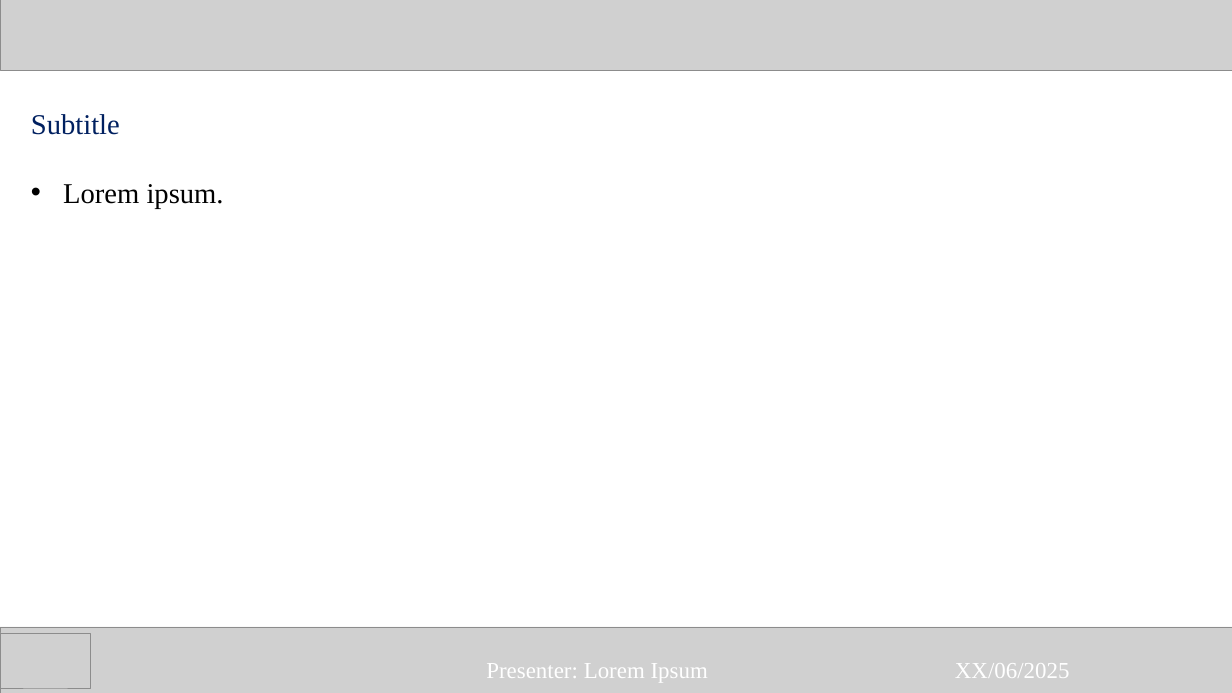
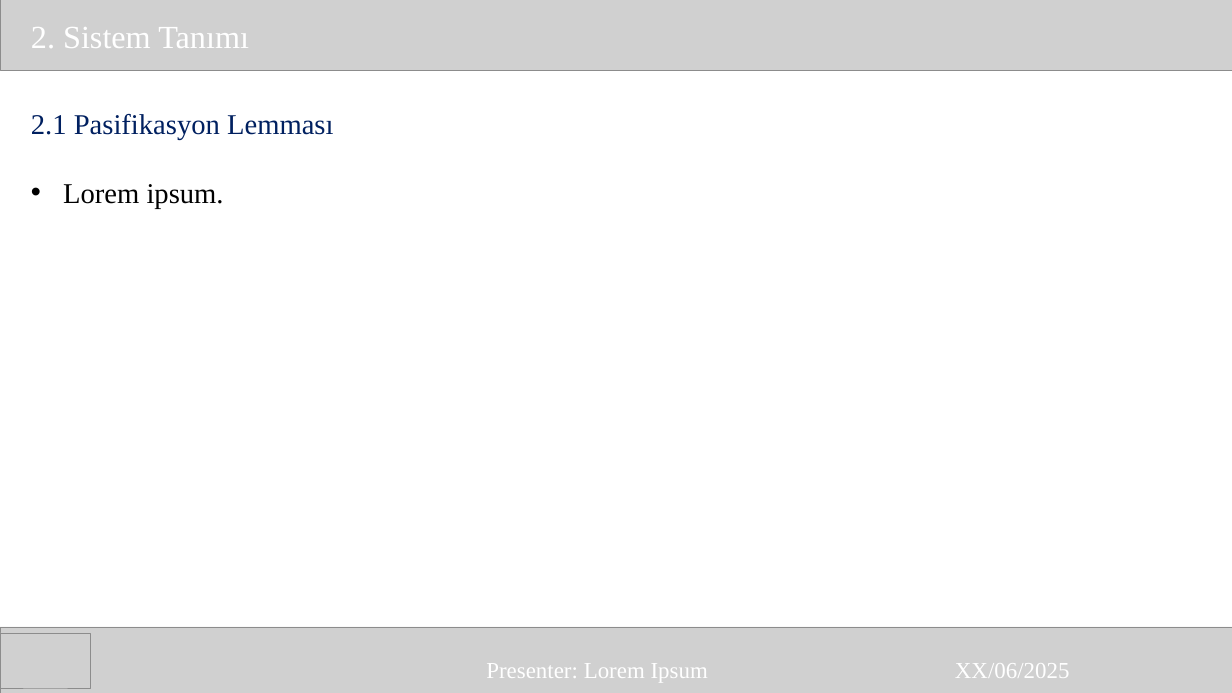
Before and after one commit to MrSkyGodz/KOM-511-Adaptive-Control, a slide deck: slide 5 of FinalProject/presentation_v0.pptx (slide 4 before the commit). Drawn at 1232x693 pixels with LibreOffice and Linux fonts; fonts in the diff are those of the drawing; grey boxes stand for pictures. Boxes give left, top, right and bottom in pixels: in the first picture for what was removed or moved away, otherwise in the second. Text is boxed around its words. In the diff, an @@ line names an element or a change of style, - is before the commit and + after.

```diff
--- a/FinalProject/presentation_v0.pptx
+++ b/FinalProject/presentation_v0.pptx
@@ text added at bbox=[31, 27, 249, 48], 45 pt, text #FFFFFF @@
+  2. Sistem Tanımı
@@ text at bbox=[31, 114, 333, 140]: text changed @@
-  Subtitle
+  2.1 Pasifikasyon Lemması
```
Also in this commit, not shown: 6 other slides changed, 4 slides added, 1 slide removed.
